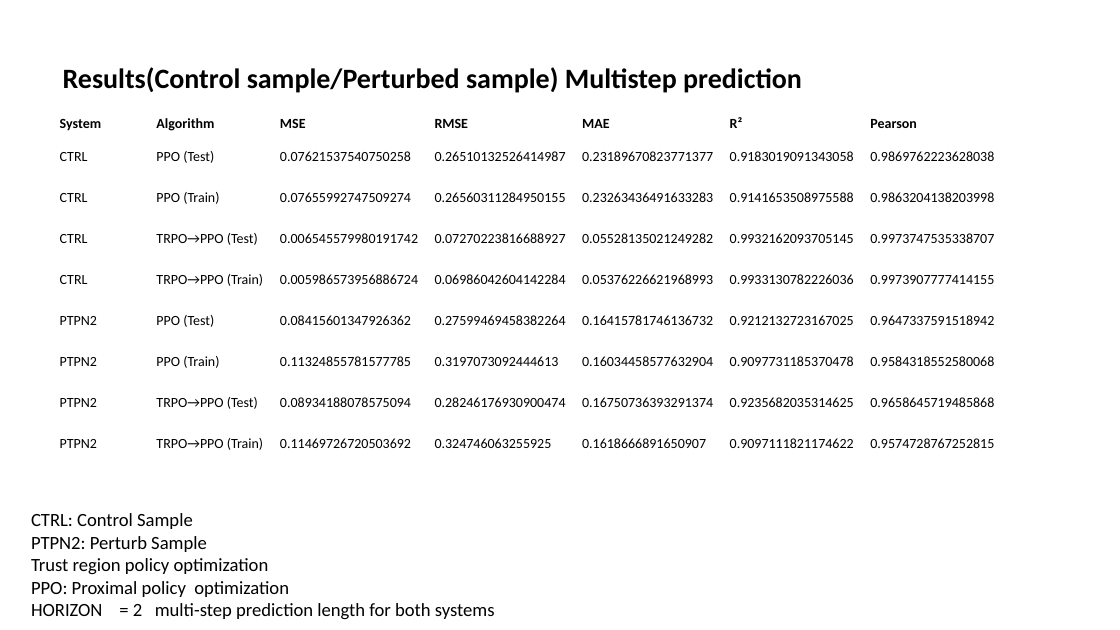
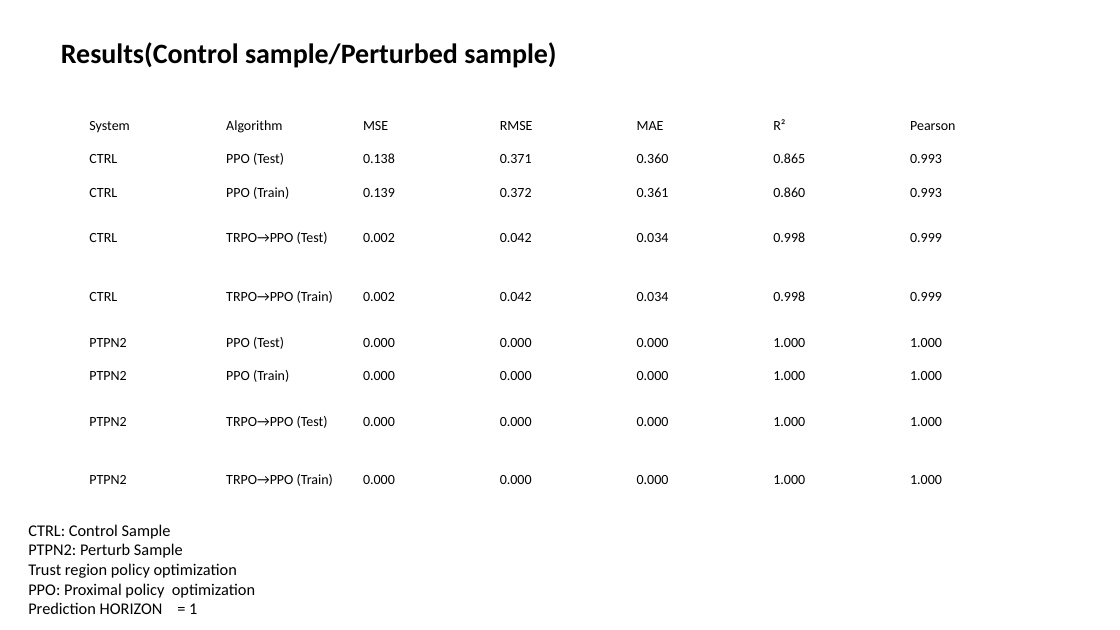
Before and after one commit to boabangf/GNN_RL_gene_trajectory_perturbation, a slide deck: slide 13 of ppt slides for omic codeathon (1) (1).pptx. Drawn at 1120x630 pixels with LibreOffice and Linux fonts; fonts in the diff are those of the drawing. Boxes give left, top, right and bottom in pixels: in the first picture for what was removed or moved away, otherwise in the second. Text is boxed around its words. In the diff, an @@ line names an element or a change of style, - is before the commit and + after.

```diff
--- a/ppt slides for omic codeathon (1) (1).pptx
+++ b/ppt slides for omic codeathon (1) (1).pptx
@@ title at (61, 42, 556, 68): text changed @@
-Results(Control sample/Perturbed sample) Multistep prediction
+Results(Control sample/Perturbed sample)
@@ table at (82, 109, 1040, 509) @@
-row 2: CTRL | PPO (Test) | 0.07621537540750258 | 0.26510132526414987 | 0.23189670823771377 | 0.9183019091343058 | 0.9869762223628038
+row 2: CTRL | PPO (Test) | 0.138 | 0.371 | 0.360 | 0.865 | 0.993
-row 3: CTRL | PPO (Train) | 0.07655992747509274 | 0.26560311284950155 | 0.23263436491633283 | 0.9141653508975588 | 0.9863204138203998
+row 3: CTRL | PPO (Train) | 0.139 | 0.372 | 0.361 | 0.860 | 0.993
-row 4: CTRL | TRPO→PPO (Test) | 0.006545579980191742 | 0.07270223816688927 | 0.05528135021249282 | 0.9932162093705145 | 0.9973747535338707
+row 4: CTRL | TRPO→PPO (Test) | 0.002 | 0.042 | 0.034 | 0.998 | 0.999
-row 5: CTRL | TRPO→PPO (Train) | 0.005986573956886724 | 0.06986042604142284 | 0.05376226621968993 | 0.9933130782226036 | 0.9973907777414155
+row 5: CTRL | TRPO→PPO (Train) | 0.002 | 0.042 | 0.034 | 0.998 | 0.999
-row 6: PTPN2 | PPO (Test) | 0.08415601347926362 | 0.27599469458382264 | 0.16415781746136732 | 0.9212132723167025 | 0.9647337591518942
+row 6: PTPN2 | PPO (Test) | 0.000 | 0.000 | 0.000 | 1.000 | 1.000
-row 7: PTPN2 | PPO (Train) | 0.11324855781577785 | 0.3197073092444613 | 0.16034458577632904 | 0.9097731185370478 | 0.9584318552580068
+row 7: PTPN2 | PPO (Train) | 0.000 | 0.000 | 0.000 | 1.000 | 1.000
-row 8: PTPN2 | TRPO→PPO (Test) | 0.08934188078575094 | 0.28246176930900474 | 0.16750736393291374 | 0.9235682035314625 | 0.9658645719485868
+row 8: PTPN2 | TRPO→PPO (Test) | 0.000 | 0.000 | 0.000 | 1.000 | 1.000
-row 9: PTPN2 | TRPO→PPO (Train) | 0.11469726720503692 | 0.324746063255925 | 0.1618666891650907 | 0.9097111821174622 | 0.9574728767252815
+row 9: PTPN2 | TRPO→PPO (Train) | 0.000 | 0.000 | 0.000 | 1.000 | 1.000
@@ bold off in "System", "Algorithm", "MSE", "RMSE" and 3 more places @@
@@ table: place and size @@
-table at (54, 112, 1005, 465)
+table at (82, 109, 1040, 509)
@@ text "CTRL: Control Sample": place and size @@
-text "CTRL: Control Sample" at (31, 513, 495, 620)
+text "CTRL: Control Sample" at (28, 524, 255, 614)
@@ text at (28, 524, 255, 598): size 16 to 14 pt in "CTRL: Control Sample", "PTPN2: Perturb Sample", "Trust region policy optimization", "PPO: Proximal policy optimization" @@
@@ text at (28, 602, 197, 614): text changed; size 16 to 14 pt @@
-HORIZON = 2 multi-step prediction length for both systems
+Prediction HORIZON = 1
```
Also in this commit, not shown: 6 other slides changed.
